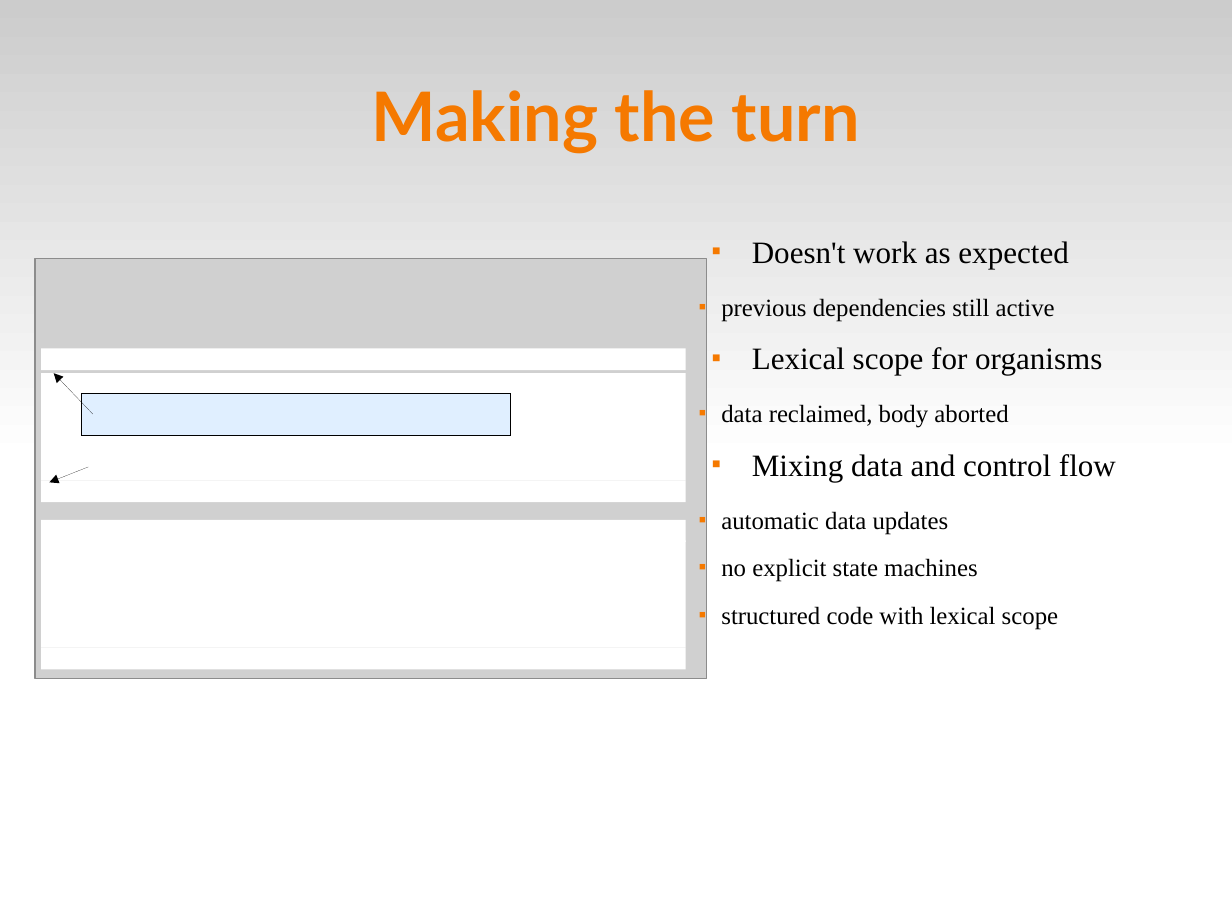
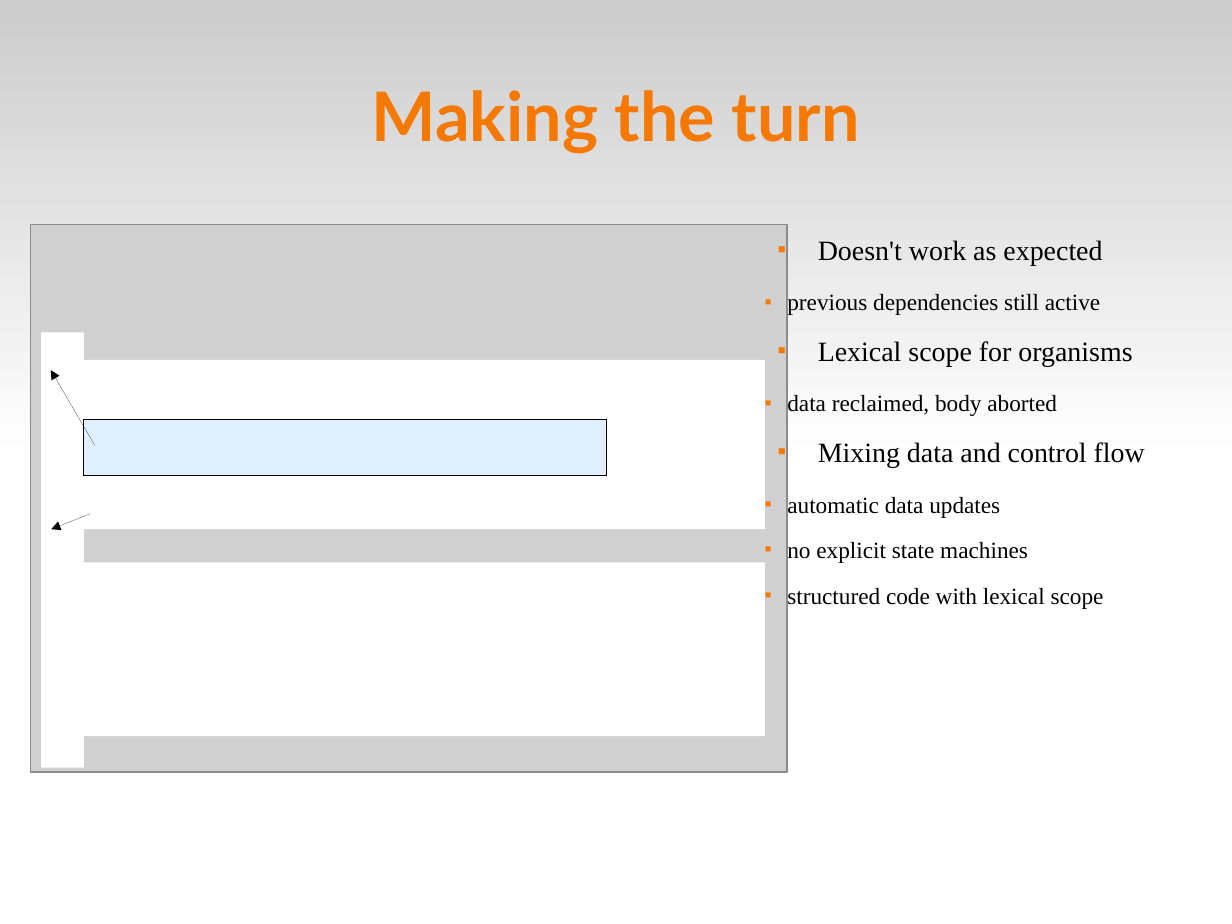
Before and after one commit to fsantanna-no/ceu-docs, a slide deck: slide 6 of ceu_curryon.odp. Drawn at 1232x924 pixels with LibreOffice and Linux fonts; fonts in the diff are those of the drawing; grey boxes stand for pictures. Boxes give left, top, right and bottom in pixels: in the first picture for what was removed or moved away, otherwise in the second. Text is boxed around its words. In the diff, an @@ line names an element or a change of style, - is before the commit and + after.

```diff
--- a/ceu_curryon.odp
+++ b/ceu_curryon.odp
@@ picture resized from (x1=35, y1=258, x2=707, y2=679) to (x1=30, y1=225, x2=787, y2=773) @@
@@ text "Doesn't work as expected" moved from (x1=721, y1=241, x2=1116, y2=629) to (x1=787, y1=240, x2=1145, y2=609) @@
@@ text "Doesn't work as expected" at (x1=787, y1=240, x2=1145, y2=609): size 20 to 18 pt in "Doesn't work as expected", "Lexical scope for organisms", "Mixing data and control flow"; size 16 to 15 pt in "previous dependencies still active", "data reclaimed, body aborted", "automatic data updates", "no explicit state machines" and 1 more places @@
@@ rectangle resized from (x1=41, y1=647, x2=686, y2=670) to (x1=41, y1=332, x2=84, y2=767) @@
@@ rectangle removed at (x1=41, y1=349, x2=686, y2=371) @@
@@ rectangle resized from (x1=41, y1=373, x2=686, y2=481) to (x1=41, y1=360, x2=766, y2=529) @@
@@ arrow moved from (93, 414) - (54, 373) to (95, 445) - (50, 370) @@
@@ rectangle removed at (x1=82, y1=394, x2=511, y2=436) @@
@@ rectangle resized from (x1=41, y1=520, x2=686, y2=542) to (x1=84, y1=419, x2=606, y2=475) @@
@@ rectangle at (x1=84, y1=419, x2=606, y2=475): fill #FFFFFF to #99CCFF at 30% opacity; outline none to #000000 0 pt @@
@@ rectangle removed at (x1=41, y1=481, x2=686, y2=503) @@
@@ arrow moved from (88, 467) - (49, 483) to (91, 514) - (51, 530) @@
@@ rectangle resized from (x1=41, y1=541, x2=686, y2=648) to (x1=41, y1=562, x2=766, y2=737) @@
```
Also in this commit, not shown: 3 other slides changed, 1 slide added, 1 slide removed, 2 other files.
